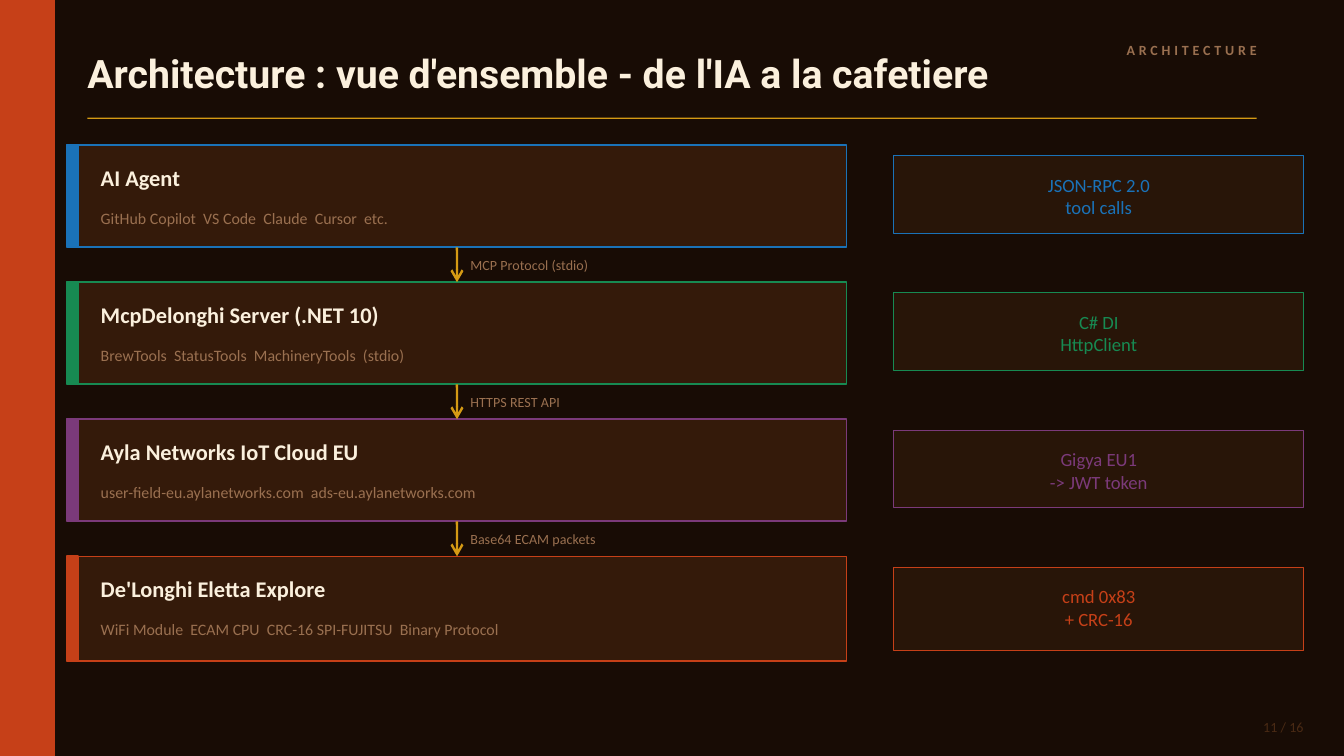
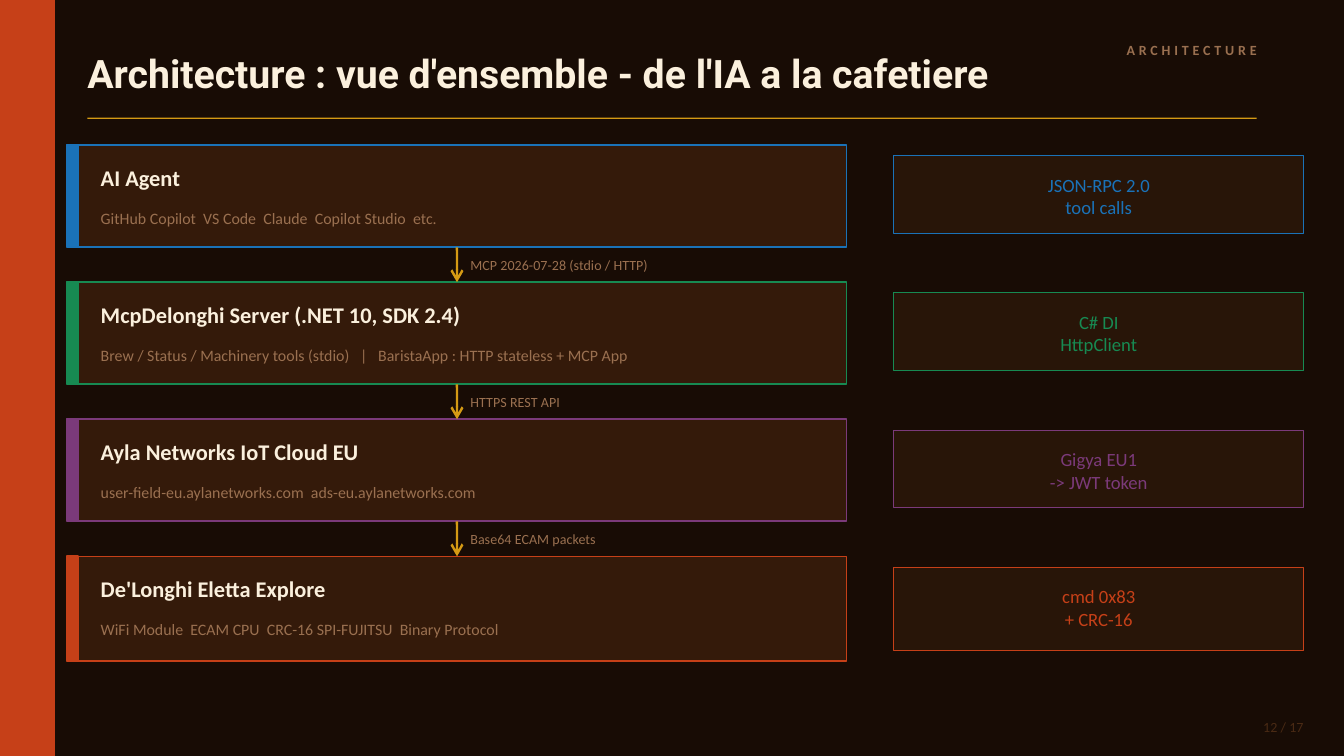
Before and after one commit to AClerbois/mcp-delonghi, a slide deck: slide 12 of docs/mcp-delonghi-talk.pptx (slide 11 before the commit). Drawn at 1344x756 pixels with LibreOffice and Linux fonts; fonts in the diff are those of the drawing. Boxes give left, top, right and bottom in pixels: in the first picture for what was removed or moved away, otherwise in the second. Text is boxed around its words. In the diff, an @@ line names an element or a change of style, - is before the commit and + after.

```diff
--- a/docs/mcp-delonghi-talk.pptx
+++ b/docs/mcp-delonghi-talk.pptx
@@ text at (101,213,437,227): text changed @@
-GitHub Copilot VS Code Claude Cursor etc.
+GitHub Copilot VS Code Claude Copilot Studio etc.
@@ text at (470,260,648,272): text changed @@
-MCP Protocol (stdio)
+MCP 2026-07-28 (stdio / HTTP)
@@ text at (101,306,460,327): text changed @@
-McpDelonghi Server (.NET 10)
+McpDelonghi Server (.NET 10, SDK 2.4)
@@ text at (101,350,628,364): text changed @@
-BrewTools StatusTools MachineryTools (stdio)
+Brew / Status / Machinery tools (stdio) | BaristaApp : HTTP stateless + MCP App
```
Also in this commit, not shown: 15 other slides changed, 1 slide added, 1 other file.
